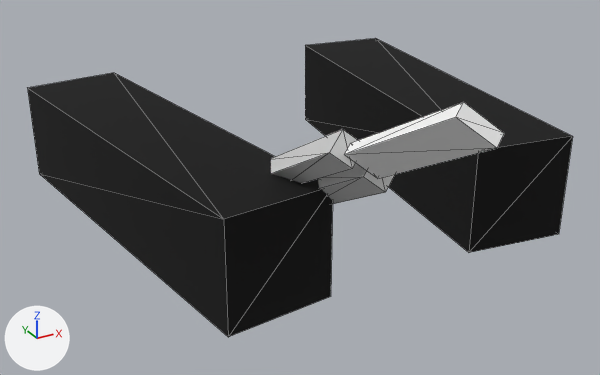
What one commit did to the glTF model assets/weapons/knife/Knife.gltf.
Both versions are drawn from a camera (50 mm lens) standing at (-0.09, -0.488, 0.225) and looking at (0.121, -0.105, 0.033). Lighting does not change. The marker at lower left points along +X, +Y and +Z. Mesh edges are drawn as thin lines. Where no turn or scale is listed for an object, it has been applied to the vertices. Vertices at the same position are counted once.

The first picture shows '504a7aab-f9bb-80fa-cded-37af4f3ffa2e', '54712149-de38-0699-e2e9-fa864d754645', '5f2e4425-3a8d-dcd1-7c75-c64e4e3ba67d', '8a8df1dc-b94f-5131-2075-82582adb8f5f', 'ee65b76e-b65d-0532-7f68-a50de4f2c8c4'.
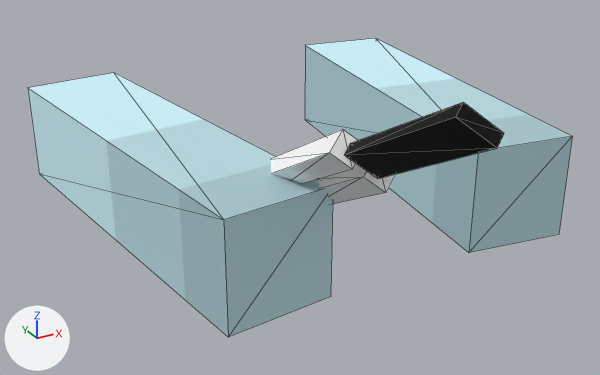
ob_right_hand is not drawn itself; it is the parent of ob_knife.
ob_knife is not drawn itself; it is the parent of ob_bone, ob_bone2, ob_bone_001.

Changed parts and their boxes [x1, y1, x2, y2] in the pictures (600 x 375 px):
'504a7aab-f9bb-80fa-cded-37af4f3ffa2e', recoloured, surface changed, moved (black to cyan)
    both: [28, 73, 333, 337]
'ee65b76e-b65d-0532-7f68-a50de4f2c8c4', recoloured, moved (black to cyan)
    before: [305, 38, 573, 253]
    after: [305, 38, 572, 253]
'8a8df1dc-b94f-5131-2075-82582adb8f5f', surface changed, moved (grey to black)
    both: [344, 102, 504, 179]
'5f2e4425-3a8d-dcd1-7c75-c64e4e3ba67d', surface changed, moved (grey to white)
    both: [271, 129, 358, 184]
'54712149-de38-0699-e2e9-fa864d754645', surface changed, moved
    both: [318, 163, 395, 204]

Edits to the bpy script that builds the scene:
```text
Change mat_knife_handle_png:
    where n4 = _N.new('ShaderNodeTexImage'); n4.name = 'Image Texture'
    n4.image: img_image_1 -> img_image_2
Change mat_knife_blade_png:
    where n4 = _N.new('ShaderNodeTexImage'); n4.name = 'Image Texture'
    n4.image: img_image_2 -> img_image_0
Add mat_material_1:
    mat_material_1 = bpy.data.materials.new('Material_1')
    # colours: cyan #d1f6ff
    # uses the picture img_image_1
Change me_mesh_0:
    where me_mesh_0.from_pydata(...)  # 8 vertices, 12 faces; spans x -0.178..-0.083, y -0.19..0.067, z 0.0..0.063
    used by ob_504a7aab_f9bb_80fa_cded_37af4f3ffa2e; location = (0.1875, 0.0126, 0.0)
    remove me_mesh_0.materials.append(mat_material_0)
    me_mesh_0 part 1: texture (UV) coordinates of 12 of 12 faces, centred in x -0.167..-0.094, y -0.187..0.064, z 0.0..0.062, changed; they spanned u 0.0..0.25, v 0.0..0.25 and now span u 0.62..0.88, v 0.5..1.0
    add me_mesh_0.materials.append(mat_material_1)
Change me_mesh_4:
    where me_mesh_4.from_pydata(...)  # 8 vertices, 12 faces; spans x 0.011..0.104, y -0.173..0.083, z 0.0..0.063
    remove me_mesh_4.materials.append(mat_material_0)
    add me_mesh_4.materials.append(mat_material_1)
Change ob_right_hand:
    ob_right_hand.location: (0.0, 0.0, 0.0) -> (0.0437, 0.0437, 0.0312)
Change ob_504a7aab_f9bb_80fa_cded_37af4f3ffa2e:
    ob_504a7aab_f9bb_80fa_cded_37af4f3ffa2e.location: (0.1875, 0.0126, 0.0) -> (0.1875, 0.0127, 0.0)
Change ob_knife:
    ob_knife.location: (0.099, -0.192, 0.0844) -> (0.0552, -0.235, 0.0531)
Change ob_5f2e4425_3a8d_dcd1_7c75_c64e4e3ba67d:
    ob_5f2e4425_3a8d_dcd1_7c75_c64e4e3ba67d.parent: ob_bone -> ob_bone_001
Change ob_8a8df1dc_b94f_5131_2075_82582adb8f5f:
    ob_8a8df1dc_b94f_5131_2075_82582adb8f5f.location: (0.0967, -0.205, 0.0945) -> (0.0968, -0.205, 0.0944)
Change ob_ee65b76e_b65d_0532_7f68_a50de4f2c8c4:
    ob_ee65b76e_b65d_0532_7f68_a50de4f2c8c4.location: (0.1875, 0.0001, 0.0) -> (0.1874, 0.0002, -0.0001)
```
